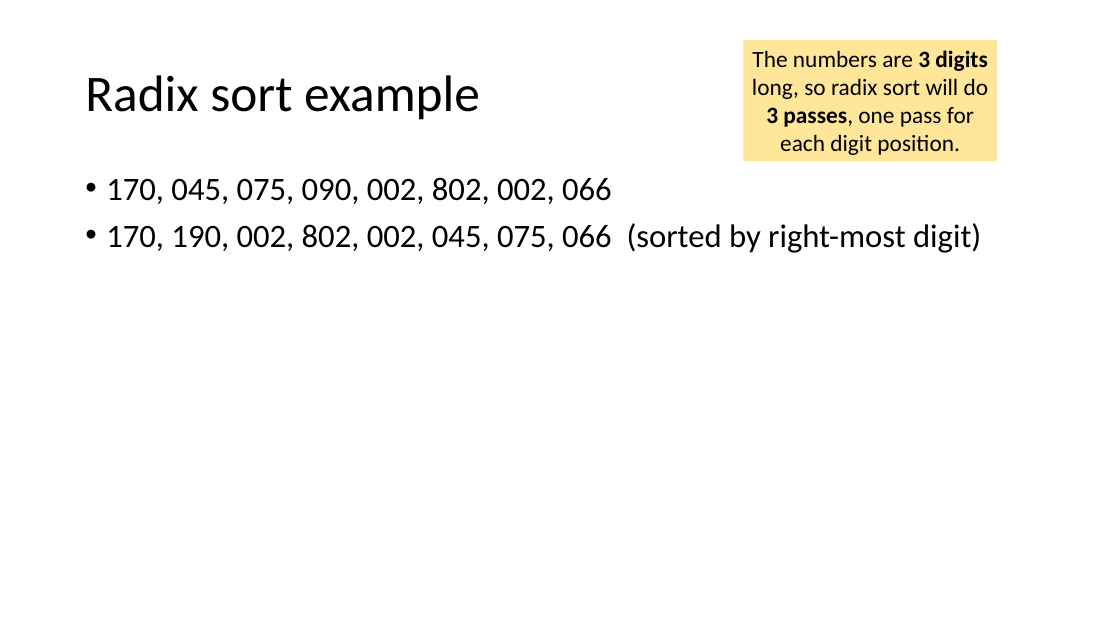
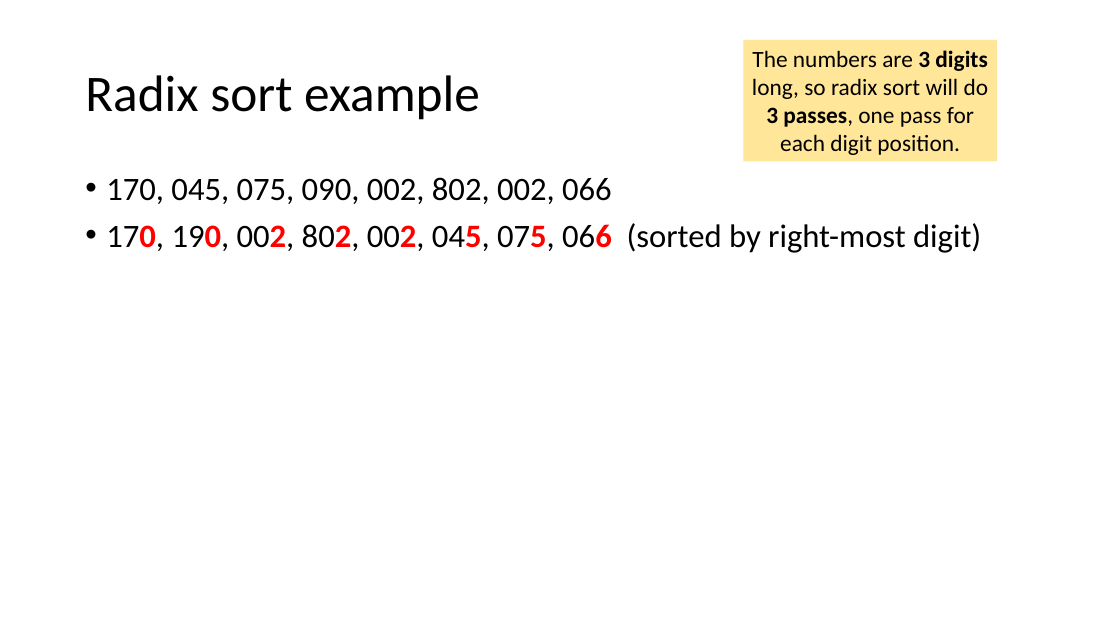
Before and after one commit to tjd1234/cmpt225fall2023, a slide deck: slide 75 of lecture_notes/week9/week9_sorting.pptx (slide 70 before the commit). Drawn at 1120x630 pixels with LibreOffice and Linux fonts; fonts in the diff are those of the drawing. Boxes give left, top, right and bottom in pixels: in the first picture for what was removed or moved away, otherwise in the second. Text is boxed around its words. In the diff, an @@ line names an element or a change of style, - is before the commit and + after.

```diff
--- a/lecture_notes/week9/week9_sorting.pptx
+++ b/lecture_notes/week9/week9_sorting.pptx
@@ text at (106,223,981,253): text colour #000000 to #FF0000, bold on in "170, 190, 002, 802, 002, 045, 075, ..." @@
```
Also in this commit, not shown: 28 other slides changed, 5 slides added, 1 other file.
